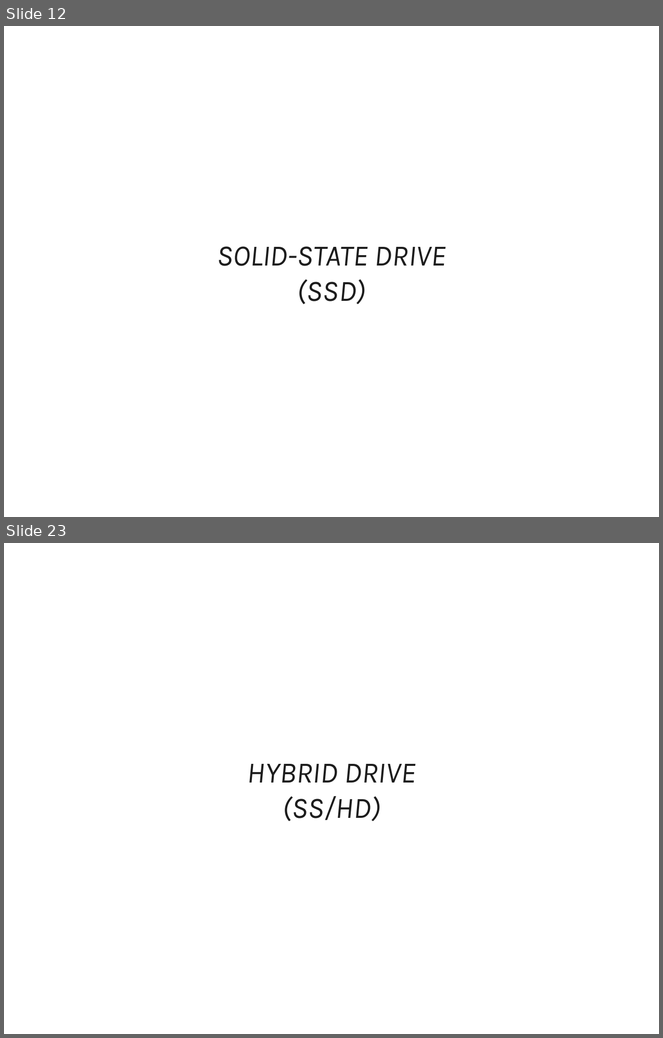
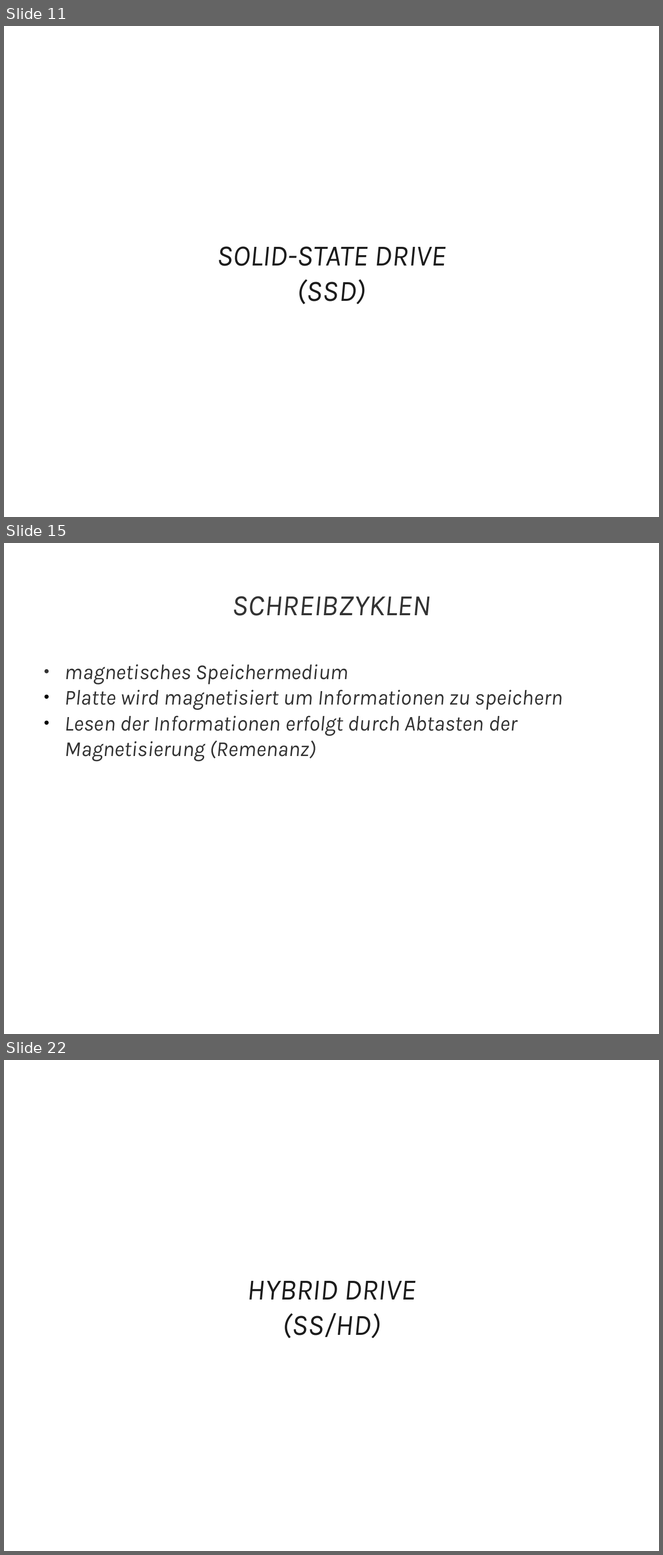
Before and after one commit to JMFootBallPlyr/Hard-drive-system-, a slide deck: WRK/presents/01 - types of drives/types of drives.pptx. Shown one above the other, each under a label of ours: slides 12 and 23 before the commit, slides 11, 15 and 22 after it; the slides between them are not shown. The pictures are 663x1038 and 663x1555 pixels, drawn with LibreOffice and Linux fonts; fonts in the diff are those of the drawing. Boxes give left, top, right and bottom in pixels: in the first picture for what was removed or moved away, otherwise in the second. Text is boxed around its words. In the diff, an @@ line names an element or a change of style, - is before the commit and + after.

```diff
--- a/WRK/presents/01 - types of drives/types of drives.pptx
+++ b/WRK/presents/01 - types of drives/types of drives.pptx
@@ slide 15 added at [4, 543, 659, 1034], background #FFFFFF @@
@@ text added at [232, 596, 431, 616], 36 pt, text #333333, italic @@
+SCHREIBZYKLEN
@@ text added at [65, 664, 563, 761], 26 pt, text #333333, italic @@
+● magnetisches Speichermedium
+● Platte wird magnetisiert um Informationen zu speichern
+● Lesen der Informationen erfolgt durch Abtasten der Magnetisierung (Remenanz)
@@ what was slide 12 is now slide 11 @@
@@ what was slide 23 is now slide 22 @@
```
Also in this commit, not shown: 4 slides changed, 22 other slides added, 23 slides removed, 7 other files.
